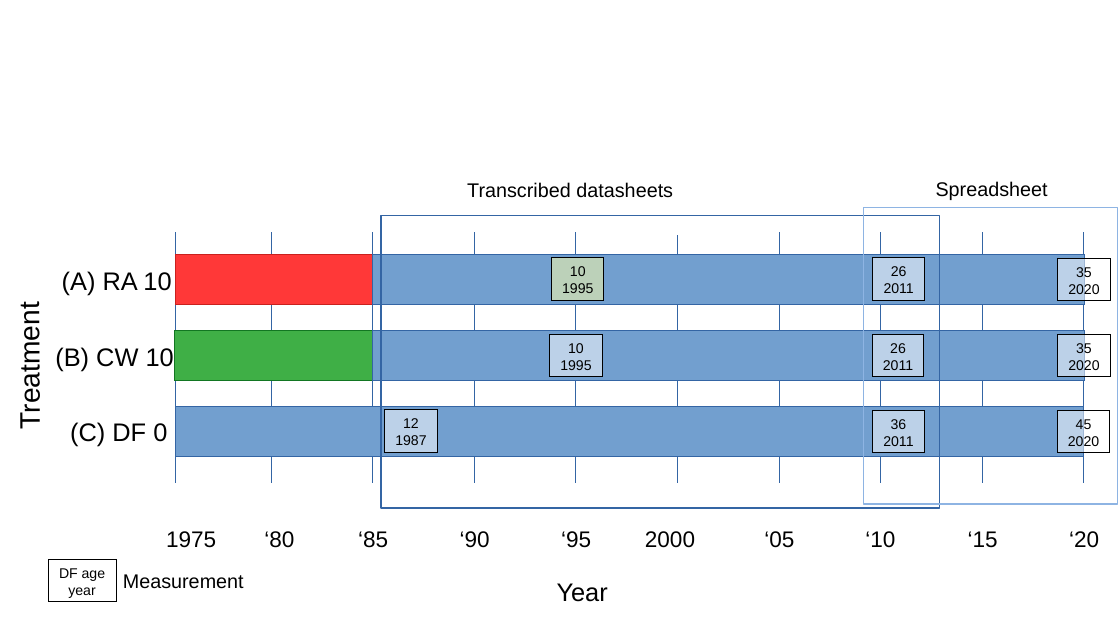
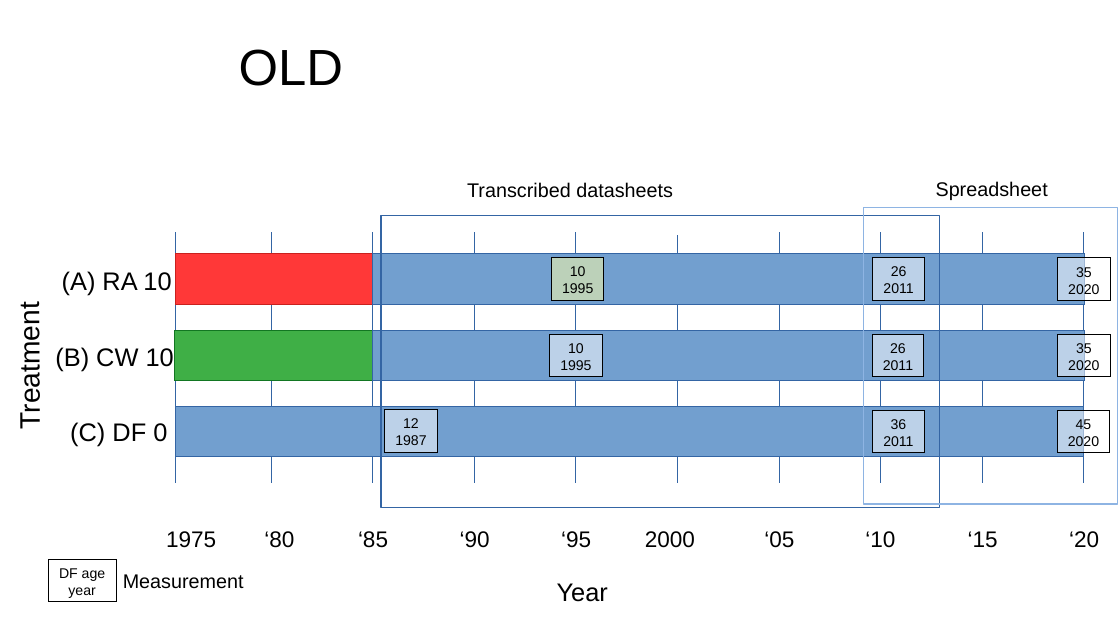
Before and after one commit to LeBoldus-Lab/Apiary_LRR, a slide deck: slide 3 of Experiment_timeline.pptx. Drawn at 1120x630 pixels with LibreOffice and Linux fonts; fonts in the diff are those of the drawing. Boxes give left, top, right and bottom in pixels: in the first picture for what was removed or moved away, otherwise in the second. Text is boxed around its words. In the diff, an @@ line names an element or a change of style, - is before the commit and + after.

```diff
--- a/Experiment_timeline.pptx
+++ b/Experiment_timeline.pptx
@@ text added at (239, 49, 343, 86), 36 pt, text #000000 @@
+OLD
```
Also in this commit, not shown: 3 other slides changed, 1 other file.
